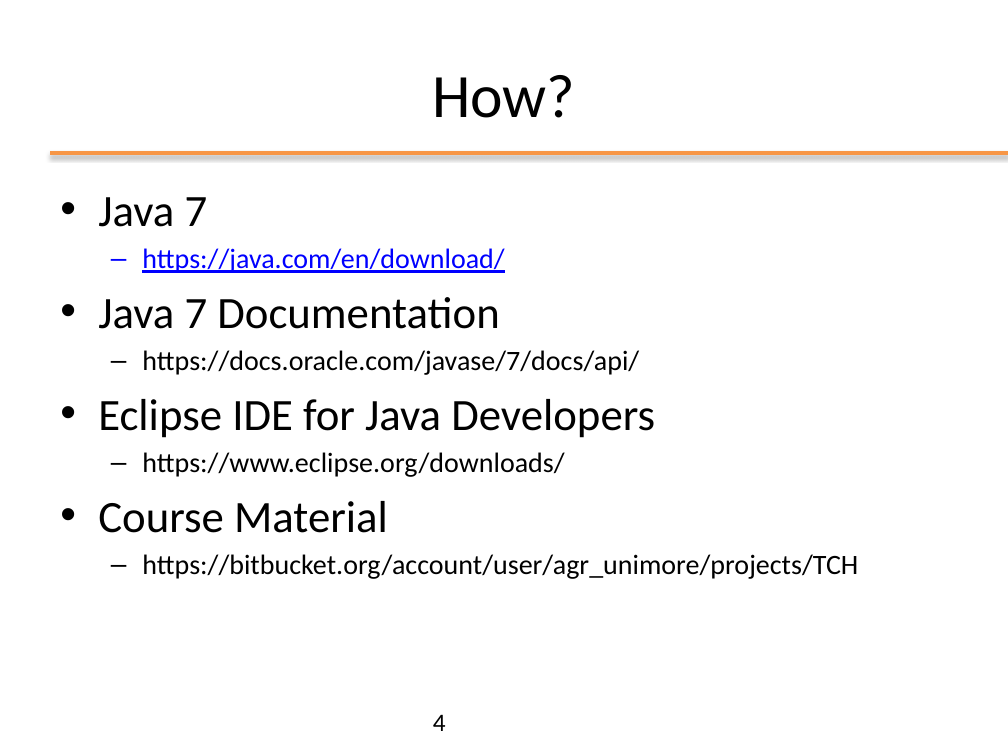
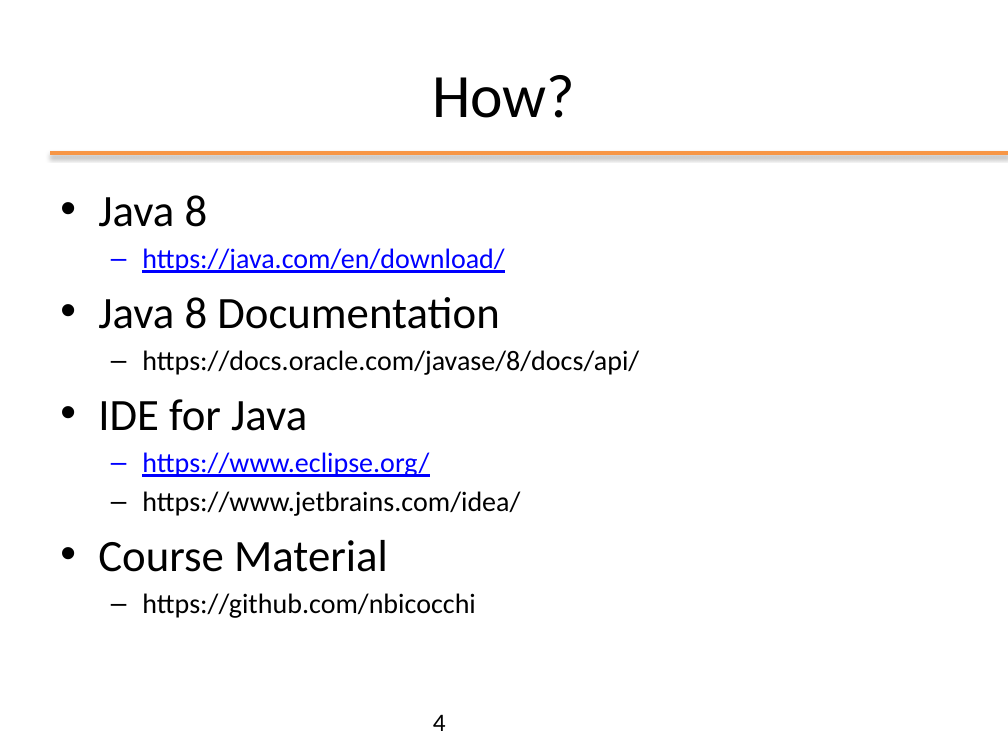
Before and after one commit to matt498/ooprogramming, a slide deck: slide 4 of slides/ppt/00_Introduction.pptx. Drawn at 1008x756 pixels with LibreOffice and Linux fonts; fonts in the diff are those of the drawing; background and template pictures are left out. Boxes give left, top, right and bottom in pixels: in the first picture for what was removed or moved away, otherwise in the second. Text is boxed around its words. In the diff, an @@ line names an element or a change of style, - is before the commit and + after.

```diff
--- a/slides/ppt/00_Introduction.pptx
+++ b/slides/ppt/00_Introduction.pptx
@@ text at (98,195,208,227): text changed @@
-• Java 7
+• Java 8
@@ text at (98,297,639,516): text changed @@
-• Java 7 Documentation
-  – https://docs.oracle.com/javase/7/docs/api/
-• Eclipse IDE for Java Developers
-  – https://www.eclipse.org/downloads/
+• Java 8 Documentation
+  – https://docs.oracle.com/javase/8/docs/api/
+• IDE for Java
+  – https://www.eclipse.org/
+  – https://www.jetbrains.com/idea/
@@ text at (142,593,476,618): text changed @@
-  – https://bitbucket.org/account/user/agr_unimore/projects/TCH
+  – https://github.com/nbicocchi
```
Also in this commit, not shown: 3 other slides changed, 1 slide added, 6 other files.
